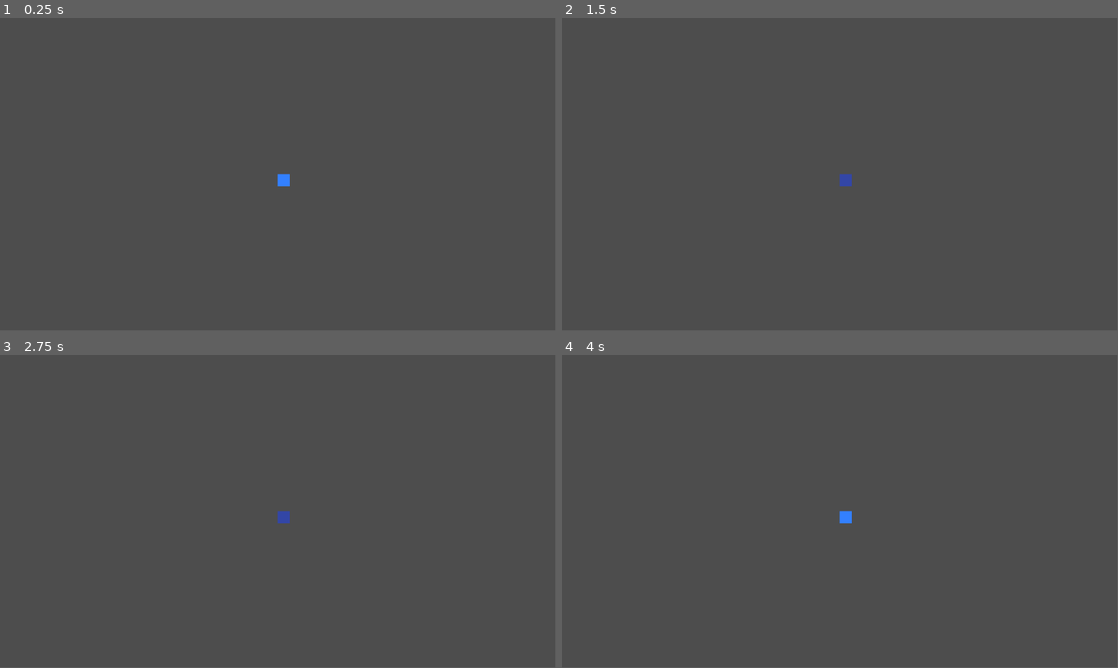
Above: before the commit, frames 1-4 (two rows, left to right).
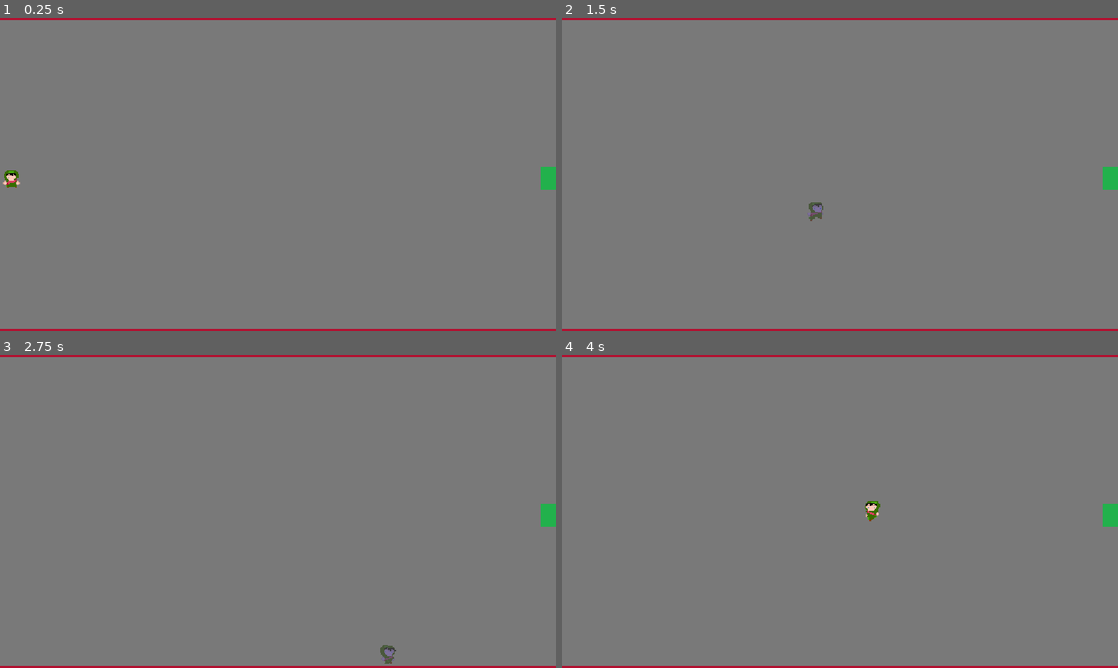
Above: after the commit, the same moments.

Repository: Michael-B-Li/game-jam
Game: Godot game, scene res://Dungeon/dungeonRoom.tscn
Two runs of this game, one before a commit and one after it. Both use one fixed random seed, a clock stepped at 60 frames per second and the inputs below.
Inputs (mouse positions are in pixels of both pictures, inside the frame that each line leads up to):
- Up to frame 1 (0.25 s): no input
- Up to frame 2 (1.5 s): move the mouse to (962, 158) at 0.52 s; hold D (move_right) 0.53-1.28 s; tap Q (glitch_1) at 0.6 s; move the mouse to (728, 190) at 1.27 s; hold S (move_down) from 1.28 s (still down); tap E (glitch_2) at 1.35 s
- Up to frame 3 (2.75 s): move the mouse to (333, 442) at 2.02 s; release S (move_down) at 2.03 s; hold D (move_right) from 2.03 s (still down); tap F (glitch_3) at 2.1 s
- Up to frame 4 (4 s): move the mouse to (812, 574) at 2.77 s; release D (move_right) at 2.78 s; hold W (move_up) 2.78-3.53 s; tap Z (glitch_4) at 2.85 s; move the mouse to (1006, 558) at 3.52 s; hold A (move_left) from 3.53 s (still down); tap X (glitch_5) at 3.6 s
In our replay, the window is 799x449 before the commit and 800x450 after it. These sizes can differ from the game's own. Grey fills any space a smaller window leaves; there, only what the larger window draws over its background counts as a difference.

The runs differ from the first frame. In frame 1, 100% of the frame differs, in the area x 0-100%, y 0-100%; in frame 2, 100%; in frame 3, 100%; in frame 4, 100%.
Error before the commit: Invalid operands 'Vector2' and 'Nil' in operator '*'. (res://player/player.gd:102)
Error after the commit: Invalid access to property or key 'glitch_' on a base object of type 'Resource (NoclipGlitch)'. (res://player/player.gd:174)

Commit message:
Zoomed out room

Diff:
--- a/Dungeon/dungeonRoom.tscn
+++ b/Dungeon/dungeonRoom.tscn
@@ -1,41 +1,54 @@
-[gd_scene load_steps=4 format=3 uid="uid://by0y4tk3eu8ax"]
+[gd_scene load_steps=9 format=3 uid="uid://by0y4tk3eu8ax"]
 
-[ext_resource type="Script" uid="uid://dquv612we276c" path="res://player/player.gd" id="1_og2hl"]
+[ext_resource type="Script" uid="uid://my0wow3x32jb" path="res://Dungeon/dungeon_room.gd" id="1_wux5i"]
+[ext_resource type="Texture2D" uid="uid://bk5acrkreywyk" path="res://Assets/Rudimentary_tileset.png" id="2_pw6kb"]
+[ext_resource type="PackedScene" uid="uid://brop5juemvf1j" path="res://player/player.tscn" id="3_pw6kb"]
+[ext_resource type="Texture2D" uid="uid://c3swm7cjq21od" path="res://Assets/green-door.png" id="3_y0ckw"]
 
-[sub_resource type="SpriteFrames" id="SpriteFrames_oul6g"]
-animations = [{
-"frames": [],
-"loop": true,
-"name": &"up",
-"speed": 5.0
-}, {
-"frames": [],
-"loop": true,
-"name": &"walk",
-"speed": 5.0
-}]
+[sub_resource type="TileSetAtlasSource" id="TileSetAtlasSource_t60vt"]
+texture = ExtResource("2_pw6kb")
+0:0/0 = 0
+0:0/0/physics_layer_0/polygon_0/points = PackedVector2Array(-8, -8, 8, -8, 8, 8, -8, 8)
+1:0/0 = 0
 
-[sub_resource type="RectangleShape2D" id="RectangleShape2D_rkbax"]
-size = Vector2(5, 5)
+[sub_resource type="TileSet" id="TileSet_jai0l"]
+physics_layer_0/collision_layer = 1
+sources/0 = SubResource("TileSetAtlasSource_t60vt")
 
-[node name="Player" type="CharacterBody2D"]
-position = Vector2(121, 80)
-script = ExtResource("1_og2hl")
-speed = null
-metadata/_edit_group_ = true
+[sub_resource type="TileSetAtlasSource" id="TileSetAtlasSource_1ijg7"]
+texture = ExtResource("3_y0ckw")
+0:0/0 = 0
 
-[node name="AnimatedSprite2D" type="AnimatedSprite2D" parent="."]
-sprite_frames = SubResource("SpriteFrames_oul6g")
-animation = &"up"
+[sub_resource type="TileSet" id="TileSet_qb6wj"]
+sources/0 = SubResource("TileSetAtlasSource_1ijg7")
 
-[node name="CollisionShape2D" type="CollisionShape2D" parent="."]
-position = Vector2(2.5, 2.5)
-shape = SubResource("RectangleShape2D_rkbax")
+[node name="Dungeon" type="Node2D"]
+script = ExtResource("1_wux5i")
 
-[node name="VisualRect" type="ColorRect" parent="."]
-offset_right = 5.0
-offset_bottom = 5.0
-color = Color(0.2, 0.5, 1, 1)
+[node name="TileMap" type="TileMap" parent="."]
+tile_set = SubResource("TileSet_jai0l")
+format = 2
+
+[node name="Wall" type="TileMapLayer" parent="TileMap"]
+tile_set = SubResource("TileSet_jai0l")
+
+[node name="Ground" type="TileMapLayer" parent="TileMap"]
+tile_set = SubResource("TileSet_jai0l")
+
+[node name="Door" type="TileMapLayer" parent="TileMap"]
+tile_set = SubResource("TileSet_qb6wj")
+
+[node name="Player" parent="." instance=ExtResource("3_pw6kb")]
+position = Vector2(71, 41)
+scale = Vector2(2, 2)
+
+[node name="FadeScreen" type="ColorRect" parent="."]
+modulate = Color(1, 1, 1, 0)
+z_index = 100
+offset_left = -3560.0
+offset_top = -1224.0
+offset_right = 2924.0
+offset_bottom = 1560.0
+color = Color(0, 0, 0, 1)
 
 [node name="Camera2D" type="Camera2D" parent="."]
-zoom = Vector2(5, 5)
--- a/Dungeon/dungeon_room.gd
+++ b/Dungeon/dungeon_room.gd
@@ -1,39 +1,38 @@
 extends Node2D
 
 ## Dungeon Generator for Godot 4
-## Generates a sequence of rooms, one at a time.
-## Fades to black when transitioning between rooms.
+## Generates a sequence of screen-sized rooms, one at a time,
+## with a solid border and a clear floor.
 
 # --- Node References ---
 @onready var ground_layer: TileMapLayer = $TileMap/Ground
 @onready var walls_layer: TileMapLayer = $TileMap/Wall
 @onready var door_layer: TileMapLayer = $TileMap/Door
 @onready var player: CharacterBody2D = $Player
-@onready var fade_screen: ColorRect = $FadeScreen # <-- NEW
+@onready var fade_screen: ColorRect = $FadeScreen
+@onready var camera: Camera2D = $Camera2D
 
 # --- Tile Atlas Coordinates ---
-const FLOOR_COORDS = Vector2i(1, 0)
-const WALL_COORDS = Vector2i(0, 0)
+const FLOOR_COORDS = Vector2i(1, 0) # The grey floor tile
+const WALL_COORDS = Vector2i(0, 0)  # The red wall tile
 const SOURCE_ID = 0
 
 const DOOR_COORDS = Vector2i(0, 0)
 const DOOR_SOURCE_ID = 0
 
 # --- Dungeon Parameters ---
-@export var room_width := 20
-@export var room_height := 15
-@export var boss_room_width := 30
-@export var boss_room_height := 20
-@export var map_size := Vector2i(40, 30)
+# @export var rooms_until_boss := 3
+var current_room_level := 0
 
 # --- State Tracking ---
-@export var rooms_until_boss := 3
-var current_room_level := 0
 var player_on_door := false
-var is_transitioning := false # <-- NEW: Prevents multiple fades
+var is_transitioning := false
 
 
 func _ready() -> void:
+	# Set the fade screen to be invisible from the start
+	fade_screen.modulate.a = 0.0
+	# Generate the first room
 	generate_room()
 
 
@@ -42,72 +41,126 @@
 	if is_transitioning:
 		return
 
+	# Check if player is on a door tile
 	var player_tile_pos = door_layer.local_to_map(player.global_position)
 	var source_id = door_layer.get_cell_source_id(player_tile_pos)
 
 	if source_id == DOOR_SOURCE_ID:
 		if not player_on_door:
 			player_on_door = true
-			# Call the new transition function INSTEAD of generate_room()
 			transition_to_next_room()
 	else:
 		player_on_door = false
 
 
-# --- NEW: This function handles the fade effect ---
+# --- This function handles the fade effect ---
 func transition_to_next_room() -> void:
 	is_transitioning = true
 
-	# 1. Fade to black
 	var tween = create_tween()
 	print("generating new room")
-	## Animate the 'modulate' property, specifically its 'alpha' (a) channel
-	tween.tween_property(fade_screen, "modulate:a", 1, 1)
-	await tween.finished # Wait for the fade-in to complete
+	tween.tween_property(fade_screen, "modulate:a", 1, 1) # Fade to black
+	await tween.finished
 	print("faded in")
-	## 2. Generate the new room (while the screen is black)
+
+	# Generate the new room *after* screen is black
 	generate_room()
 
-	# 3. Fade back to transparent
+	# Fade back in
 	tween = create_tween()
-	tween.tween_property(fade_screen, "modulate:a", 0.0, 0.5)
-	await tween.finished # Wait for the fade-out to complete
+	tween.tween_property(fade_screen, "modulate:a", 0.0, 0.5) # Fade to clear
+	await tween.finished
 	print("faded out")
-	# 4. We are done
+
 	is_transitioning = false
 
 
-# This is the main function that builds a new room
+# --- THIS IS THE UPDATED ROOM GENERATION LOGIC ---
 func generate_room() -> void:
 	# 1. Clear the old room
 	ground_layer.clear()
 	walls_layer.clear()
 	door_layer.clear()
 
-	# 2. Decide which room to build
-	var is_boss_room = (current_room_level == rooms_until_boss)
-	var room_rect: Rect2i
+	# 2. Get viewport and tile sizes
+	var viewport_size: Vector2 = get_viewport_rect().size
+	var tile_size: Vector2i = ground_layer.tile_set.tile_size
 
-	if is_boss_room:
-		var x = (map_size.x - boss_room_width) / 2
-		var y = (map_size.y - boss_room_height) / 2
-		room_rect = Rect2i(x, y, boss_room_width, boss_room_height)
-	else:
-		var x = (map_size.x - room_width) / 2
-		var y = (map_size.y - room_height) / 2
-		room_rect = Rect2i(x, y, room_width, room_height)
+	if tile_size.x == 0 or tile_size.y == 0:
+		push_warning("TileSet 'tile_size' is (0,0). Assuming 16x16.")
+		tile_size = Vector2i(16, 16)
 
-	# 3. Fill map with walls and carve the room
-	_fill_map_with_walls()
-	_carve_room(room_rect)
+	# 3. Calculate SCREEN dimensions (in tiles)
+	var floor_width_in_tiles = int(viewport_size.x / tile_size.x)
+	var floor_height_in_tiles = int(viewport_size.y / tile_size.y)
 
-	# 4. Place door (if not boss room)
-	if not is_boss_room:
-		var door_pos_grid = Vector2i(room_rect.end.x - 1, room_rect.get_center().y)
-		door_layer.set_cell(door_pos_grid, DOOR_SOURCE_ID, DOOR_COORDS)
+	# 4. Create a floor rectangle centred at (0, 0)
+	var floor_rect = Rect2i(
+		-floor_width_in_tiles / 2,
+		-floor_height_in_tiles / 2,
+		floor_width_in_tiles,
+		floor_height_in_tiles
+	)
 
-	# 5. Spawn the player
-	var spawn_pos_grid = Vector2i(room_rect.position.x + 2, room_rect.get_center().y)
+	# 5. Create the border rect by growing the floor rect
+	var border_rect = floor_rect.grow(1) # Grow by 1 tile on all sides
+
+	# 6. Carve the floor AND place the border walls
+	_create_room_and_border(floor_rect, border_rect)
+
+	# 7. Place obstacles (inside the floor_rect)
+	# _place_obstacles(floor_rect) # --- REMOVED ---
+
+	# 8. Place the door (making it 2 tiles wide and 3 tiles high)
+	var door_x_right = floor_rect.end.x - 1
+	var door_x_left = floor_rect.end.x - 2
+	var door_y_centre = 0
+
+	# Loop for Y dimension (height)
+	for y_offset in range(-1, 2): # This gives -1, 0, 1
+		var door_y = door_y_centre + y_offset
+
+		# Place left side of door
+		door_layer.set_cell(Vector2i(door_x_left, door_y), DOOR_SOURCE_ID, DOOR_COORDS)
+		# Place right side of door
+		door_layer.set_cell(Vector2i(door_x_right, door_y), DOOR_SOURCE_ID, DOOR_COORDS)
+
+	# 9. Spawn the player (1 tile from left edge)
+	var spawn_pos_grid = Vector2i(floor_rect.position.x + 1, 0)
+	_spawn_player(spawn_pos_grid)
+
+	# 10. Centre the camera
+	camera.global_position = Vector2.ZERO
+	camera.zoom = Vector2.ONE
+
+	# 11. Increment room counter
+	current_room_level += 1
+	print("Entered room: ", current_room_level)
+
+
+# --- Helper: Carves floor and builds walls ---
+func _create_room_and_border(floor_rect: Rect2i, border_rect: Rect2i) -> void:
+	# Loop through the *entire* border-inclusive rectangle
+	for x in range(border_rect.position.x, border_rect.end.x):
+		for y in range(border_rect.position.y, border_rect.end.y):
+			var pos = Vector2i(x, y)
+
+			if floor_rect.has_point(pos):
+				# This is inside the floor area
+				ground_layer.set_cell(pos, SOURCE_ID, FLOOR_COORDS)
+			else:
+				# This is in the border area
+				walls_layer.set_cell(pos, SOURCE_ID, WALL_COORDS)
+
+
+# --- Helper: Spawn the player ---
+func _spawn_player(spawn_pos_grid: Vector2i) -> void:
+	# Make sure the spawn point is clear of obstacles
+	walls_layer.set_cell(spawn_pos_grid, -1)
+	# Make sure there is floor
+	ground_layer.set_cell(spawn_pos_grid, SOURCE_ID, FLOOR_COORDS)
+
+	# Convert to pixel coordinates
 	var spawn_pos_pixels = ground_layer.map_to_local(spawn_pos_grid)
 
 	if player.has_method("start"):
@@ -115,21 +168,3 @@
 	else:
 		player.position = spawn_pos_pixels
 		player.show()
-
-	# 6. Increment room counter
-	current_room_level += 1
-
-
-# --- Helper: Fill the Map ---
-func _fill_map_with_walls() -> void:
-	for x in range(map_size.x):
-		for y in range(map_size.y):
-			walls_layer.set_cell(Vector2i(x, y), SOURCE_ID, WALL_COORDS)
-
-
-# --- Helper: Carve a Room ---
-func _carve_room(room_rect: Rect2i) -> void:
-	for x in range(room_rect.position.x, room_rect.end.x):
-		for y in range(room_rect.position.y, room_rect.end.y):
-			ground_layer.set_cell(Vector2i(x, y), SOURCE_ID, FLOOR_COORDS)
-			walls_layer.set_cell(Vector2i(x, y), -1)
--- a/player/player.gd
+++ b/player/player.gd
@@ -146,18 +146,13 @@
 				# Stopped from moving purely down/forward
 				$AnimatedSprite2D.animation = "i_f"
 
-	position += velocity * delta
-	position = position.clamp(Vector2.ZERO, screen_size)
-
+	# THIS IS THE FIX:
+	# Use move_and_slide() to handle movement and collisions.
+	move_and_slide()
 
 	# Test key for taking damage
 	if Input.is_action_just_pressed("ui_page_down"):
 		take_damage(10)
-
-func _on_player_body_entered(_body: Node2D):
-	hide()
-	hit.emit()
-	$CollisionShape2D.set_deferred("disabled", true)
 
 func start(pos):
 	position = pos
@@ -176,7 +171,7 @@
 	print("GLITCH ACTIVATED: ", glitch.glitch_name)
 
 func _on_glitch_deactivated(glitch: Glitch) -> void:
-	print("GLITCH DEACTIVATED: ", glitch.glitch_name)
+	print("GLITCH DEACTIVATED: ", glitch.glitch_.glitch_name)
 
 func _on_energy_changed(current: int, max_energy: int) -> void:
 	print("Energy: ", current, "/", max_energy)
--- a/player/player.tscn
+++ b/player/player.tscn
@@ -327,10 +327,11 @@
 }]
 
 [sub_resource type="RectangleShape2D" id="RectangleShape2D_rkbax"]
-size = Vector2(5, 5)
+size = Vector2(17, 20)
 
 [node name="Player" type="CharacterBody2D"]
 position = Vector2(576, 324)
+scale = Vector2(3, 3)
 script = ExtResource("1_4flbx")
 metadata/_edit_group_ = true
 
@@ -340,8 +341,9 @@
 animation = &"w_fd"
 
 [node name="CollisionShape2D" type="CollisionShape2D" parent="."]
-position = Vector2(2.5, 2.5)
+position = Vector2(0.5, 0.66667175)
 shape = SubResource("RectangleShape2D_rkbax")
 
 [node name="Camera2D" type="Camera2D" parent="."]
-zoom = Vector2(8, 8)
+enabled = false
+zoom = Vector2(2, 2)
--- a/project.godot
+++ b/project.godot
@@ -14,6 +14,10 @@
 run/main_scene="uid://by0y4tk3eu8ax"
 config/features=PackedStringArray("4.5", "Forward Plus")
 config/icon="res://icon.svg"
+
+[display]
+
+window/stretch/mode="canvas_items"
 
 [input]
 
